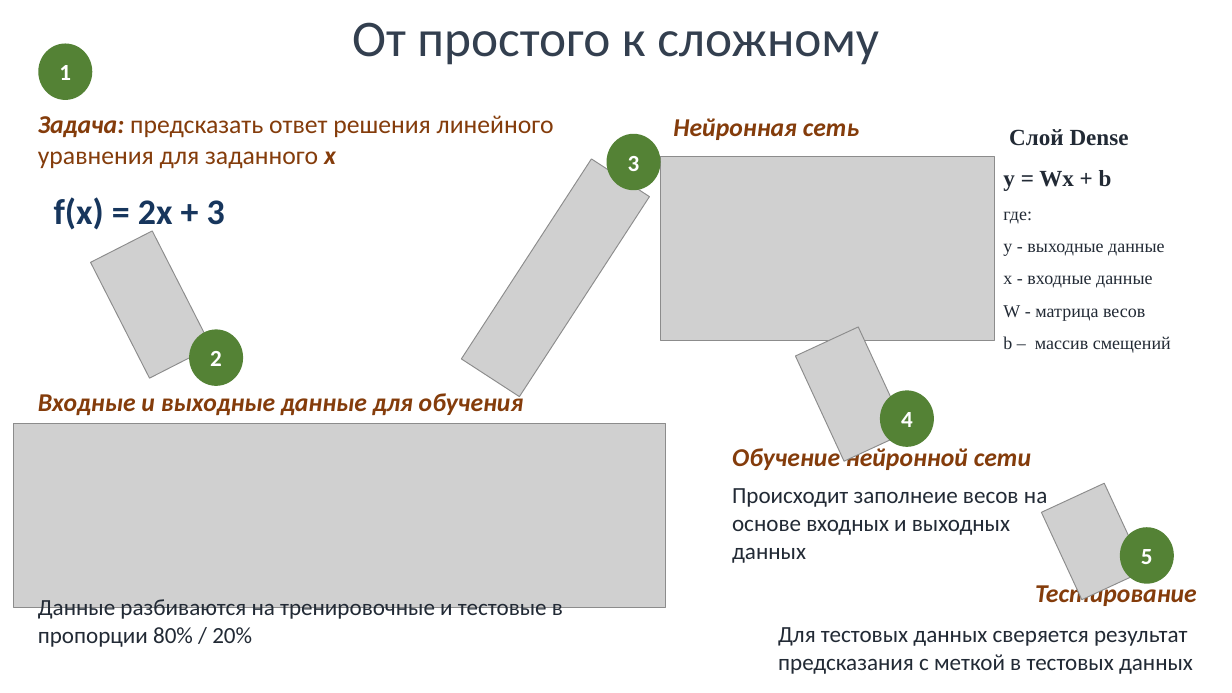
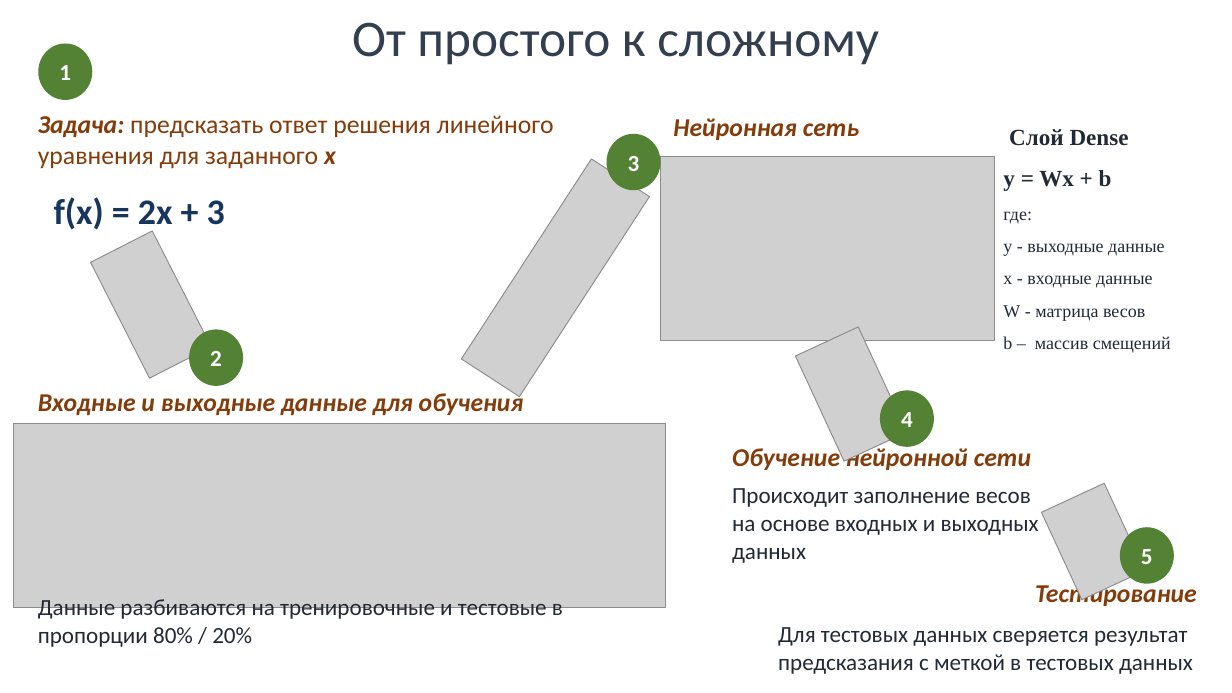
Before and after one commit to alivia-school/project-6c-ML, a slide deck: slide 3 of docs/Презентация.Машинное обучение.pptx. Drawn at 1232x693 pixels with LibreOffice and Linux fonts; fonts in the diff are those of the drawing; grey boxes stand for pictures; background and template pictures are left out. Boxes give left, top, right and bottom in pixels: in the first picture for what was removed or moved away, otherwise in the second. Text is boxed around its words. In the diff, an @@ line names an element or a change of style, - is before the commit and + after.

```diff
--- a/docs/Презентация.Машинное обучение.pptx
+++ b/docs/Презентация.Машинное обучение.pptx
@@ text at <box>732,488,1039,563</box>: text changed @@
-Происходит заполнеие весов на основе входных и выходных данных
+Происходит заполнение весов на основе входных и выходных данных
```
Also in this commit, not shown: 3 other slides changed, 4 other files.
